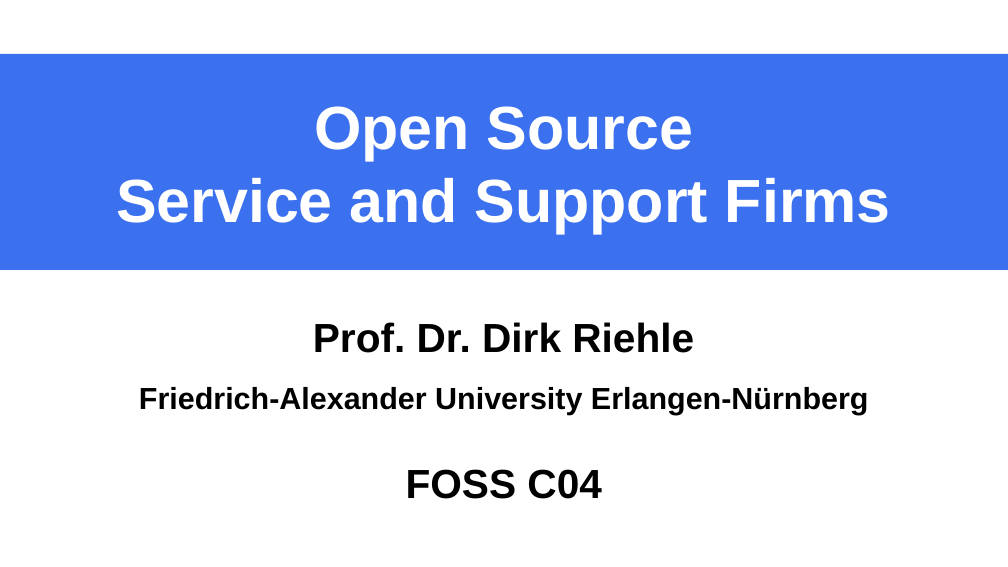
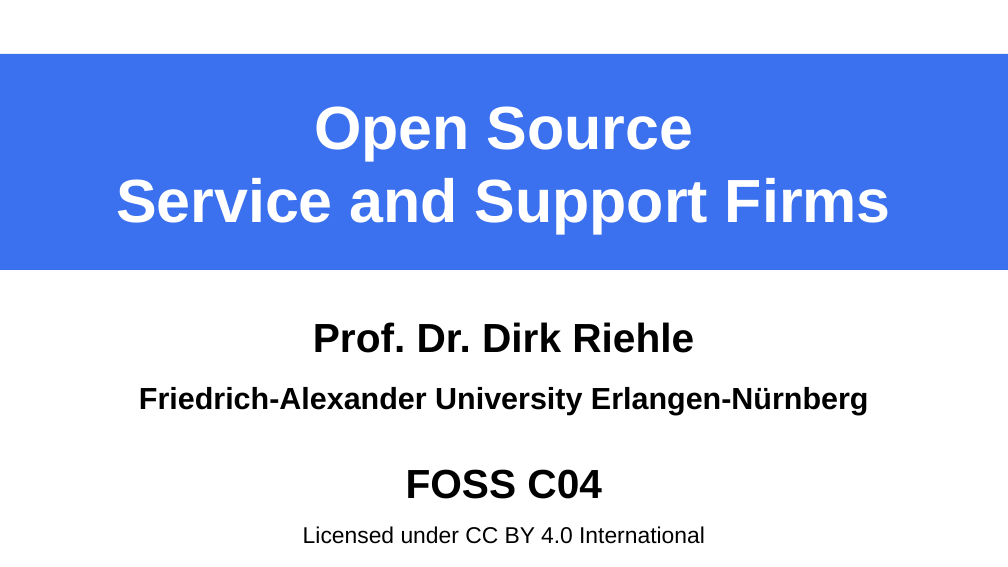
Before and after one commit to dirkriehle/foss-course, a slide deck: slide 1 of Lecture slides/FOSS C04 - Service Support Firms.odp. Drawn at 1008x567 pixels with LibreOffice and Linux fonts; fonts in the diff are those of the drawing. Boxes give left, top, right and bottom in pixels: in the first picture for what was removed or moved away, otherwise in the second. Text is boxed around its words. In the diff, an @@ line names an element or a change of style, - is before the commit and + after.

```diff
--- a/Lecture slides/FOSS C04 - Service Support Firms.odp
+++ b/Lecture slides/FOSS C04 - Service Support Firms.odp
@@ subtitle at (303,526,705,544): paragraph added @@
+Licensed under CC BY 4.0 International
```
Also in this commit, not shown: 5 other files.
